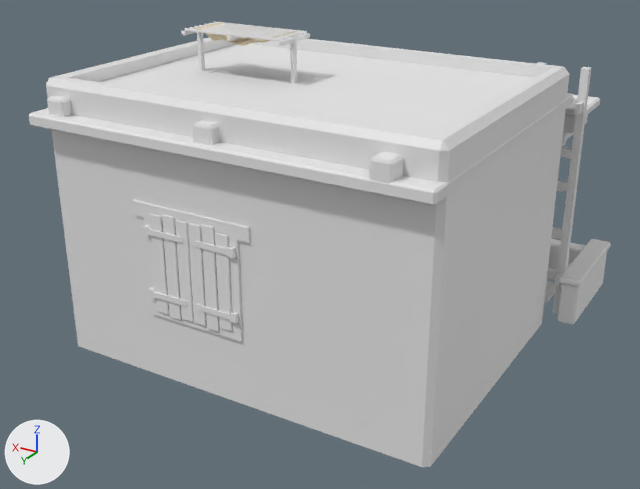
Two versions of the glTF model public/game-assets/architecture/house-assembly.glb, one commit apart.
Camera for both pictures: a 50 mm camera at (-5.69, 9.68, 6.01) aimed at (0.03, 0.16, 1.24). The axes (+X, +Y, +Z) are drawn at lower left. The lights are the same throughout. The first picture is the older version. Where no turn or scale is listed for an object, it has been applied to the vertices. Vertices at exactly the same position are counted once.

The first picture shows 'house-assembly|3dtextures-aged-wood', 'house-assembly|3dtextures-dressed-limestone', 'house-assembly|3dtextures-limestone-coping' and 1 more.
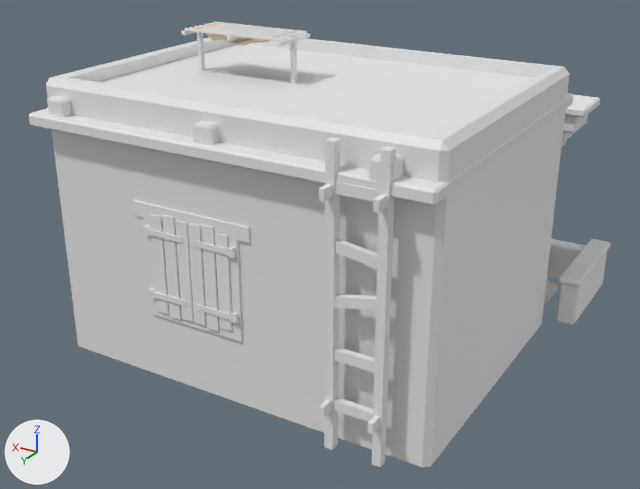
Where the newer file only moved an object's origin or applied its transform, the numbers keep the older frame.

Boxes (x1, y1, x2, y2) around the edits, measured in the pictures (640 x 489 px; the box of a moved part takes in the faces that stretch with it):
'house-assembly|3dtextures-aged-wood', reshaped (7% narrower, 39% taller): before (47, 21, 591, 342); after (47, 21, 552, 467)
part 1 of me_building_003_mesh_017, moved or reshaped (mostly hidden before): before (569, 97, 578, 108); after (335, 182, 379, 202)
part 2 of me_building_003_mesh_017, moved or reshaped (mostly hidden before): before (551, 227, 562, 239); after (334, 347, 375, 373)
part 3 of me_building_003_mesh_017, moved or reshaped (mostly hidden before): before (547, 268, 558, 279); after (334, 397, 373, 422)
part 4 of me_building_003_mesh_017, moved or reshaped: before (553, 67, 591, 313); after (372, 147, 396, 467)
part 5 of me_building_003_mesh_017, moved or reshaped: before (536, 62, 547, 65); after (324, 137, 340, 450)
part 6 of me_building_003_mesh_017, moved or reshaped (not visible before): after (319, 184, 332, 202)
part 7 of me_building_003_mesh_017, moved or reshaped: before (574, 102, 583, 114); after (373, 195, 387, 213)
part 8 of me_building_003_mesh_017, moved or reshaped (not visible before): after (319, 399, 331, 417)
part 9 of me_building_003_mesh_017, moved or reshaped: before (555, 273, 562, 286); after (368, 415, 380, 434)
part 10 of me_building_003_mesh_017, moved or reshaped (mostly hidden before): before (560, 145, 572, 159); after (335, 239, 378, 269)
part 11 of me_building_003_mesh_017, moved or reshaped (mostly hidden before): before (557, 181, 568, 191); after (334, 294, 376, 310)

The edits, one by one:
me_building_003_mesh_017 is used by ob_house_assembly_3dtextures_aged_wood; location (-0.07, -0.22, 2.04).
me_building_003_mesh_017 had 1735 vertices, 2848 faces and spanned x -2.72..2.72, y -2.79..2.79, z -2.04..2.04.
me_building_003_mesh_017 now has 1735 vertices, 2848 faces and spans x -2.18..2.72, y -2.79..2.98, z -2.04..2.04.
me_building_003_mesh_017 part 1: the loose piece of 8 vertices spanning x -2.62..-2.12, y -1.76..-1.68, z 0.99..1.12 is moved by (0.59, 4.49, 0.0).
me_building_003_mesh_017 part 2: the loose piece of 8 vertices spanning x -2.62..-2.12, y -1.76..-1.68, z -0.88..-0.76 is moved by (0.59, 4.49, 0.0).
me_building_003_mesh_017 part 3: the loose piece of 8 vertices spanning x -2.62..-2.12, y -1.76..-1.68, z -1.51..-1.38 is moved by (0.59, 4.49, 0.0).
me_building_003_mesh_017 part 4: the loose piece of 8 vertices spanning x -2.72..-2.62, y -1.78..-1.66, z -2.02..1.53 is moved by (0.59, 4.49, 0.0).
me_building_003_mesh_017 part 5: the loose piece of 8 vertices spanning x -2.12..-2.02, y -1.78..-1.66, z -2.02..1.53 is moved by (0.59, 4.49, 0.0).
me_building_003_mesh_017 part 6: the loose piece of 8 vertices spanning x -2.1..-2.04, y -1.66..-1.51, z 0.96..1.09 is moved by (0.59, 4.49, 0.0).
me_building_003_mesh_017 part 7: the loose piece of 8 vertices spanning x -2.7..-2.64, y -1.66..-1.51, z 0.96..1.09 is moved by (0.59, 4.49, 0.0).
me_building_003_mesh_017 part 8: the loose piece of 8 vertices spanning x -2.1..-2.04, y -1.66..-1.51, z -1.51..-1.38 is moved by (0.59, 4.49, 0.0).
me_building_003_mesh_017 part 9: the loose piece of 8 vertices spanning x -2.7..-2.64, y -1.66..-1.51, z -1.51..-1.38 is moved by (0.59, 4.49, 0.0).
me_building_003_mesh_017 part 10: the loose piece of 8 vertices spanning x -2.62..-2.12, y -1.76..-1.68, z 0.3..0.49 is moved by (0.59, 4.49, 0.0).
me_building_003_mesh_017 part 11: the loose piece of 8 vertices spanning x -2.62..-2.12, y -1.76..-1.68, z -0.26..-0.03 is moved by (0.59, 4.49, 0.0).
